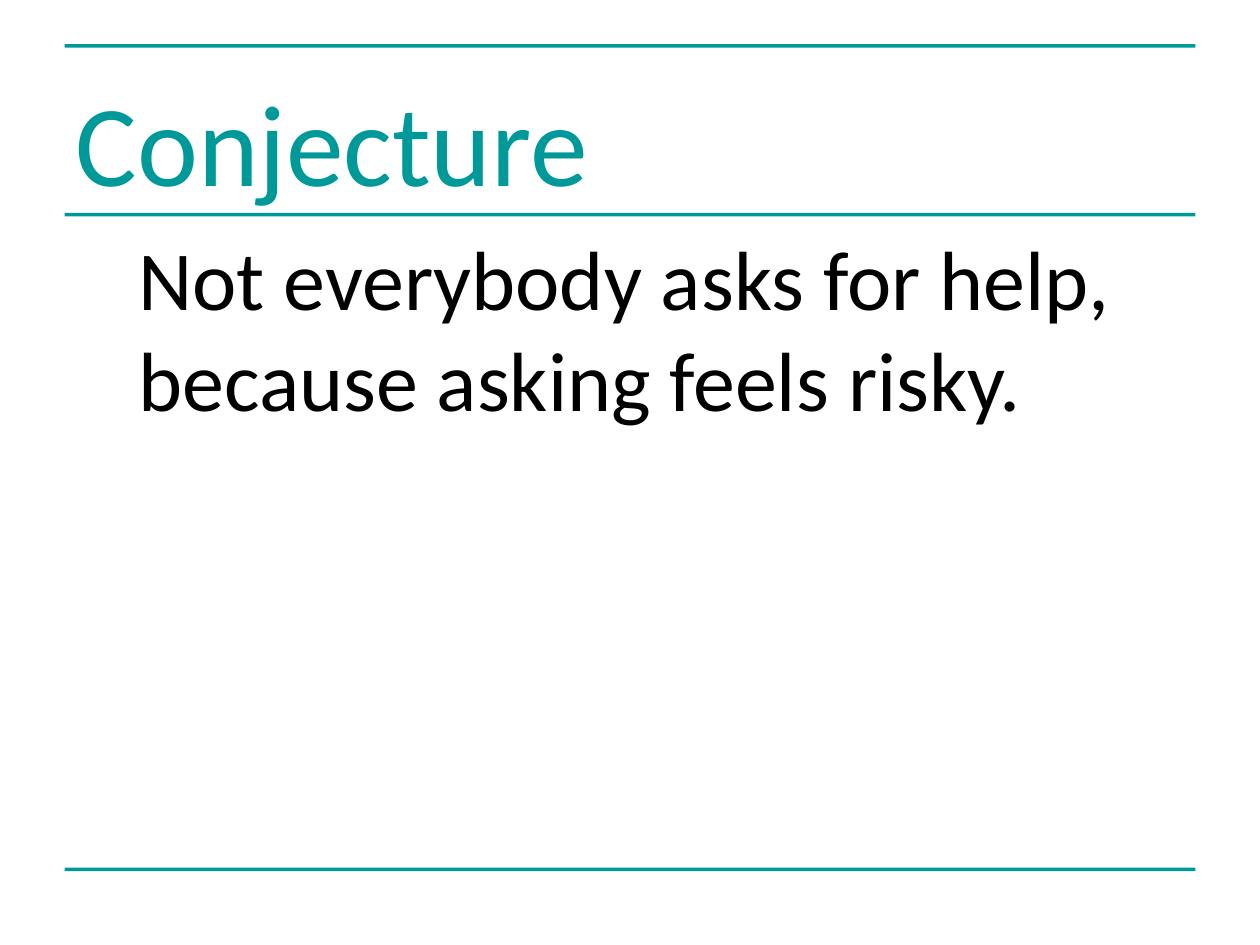
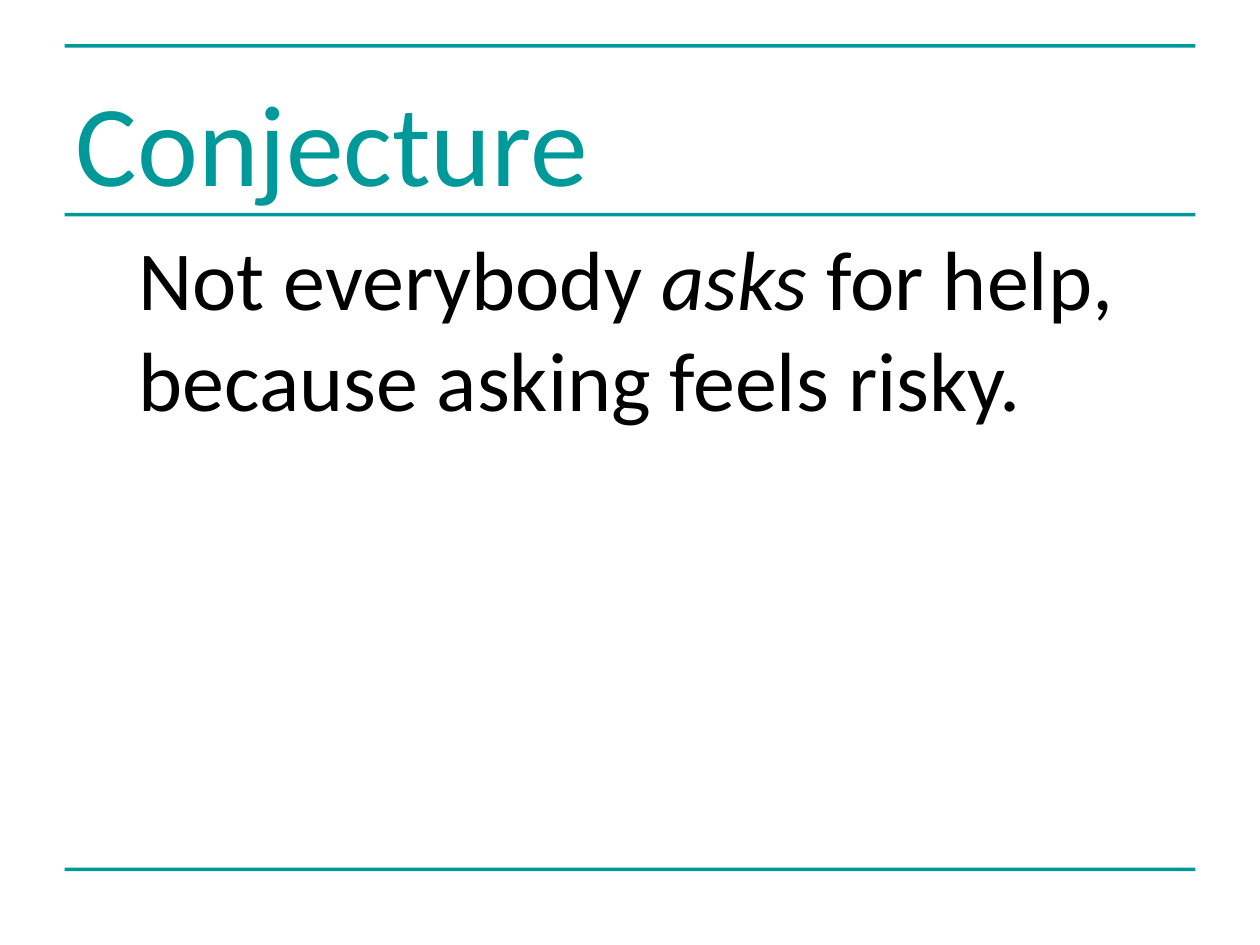
Before and after one commit to greenape/bsps2015, a slide deck: slide 6 of presentation/risky_aging_bsps.ppt. Drawn at 1260x945 pixels with LibreOffice and Linux fonts; fonts in the diff are those of the drawing. Boxes give left, top, right and bottom in pixels: in the first picture for what was removed or moved away, otherwise in the second. Text is boxed around its words. In the diff, an @@ line names an element or a change of style, - is before the commit and + after.

```diff
--- a/presentation/risky_aging_bsps.ppt
+++ b/presentation/risky_aging_bsps.ppt
@@ text "Not everybody asks for help, ..." at (138, 251, 1113, 426): italic on in "asks" @@
```
Also in this commit, not shown: 2 other slides changed.
